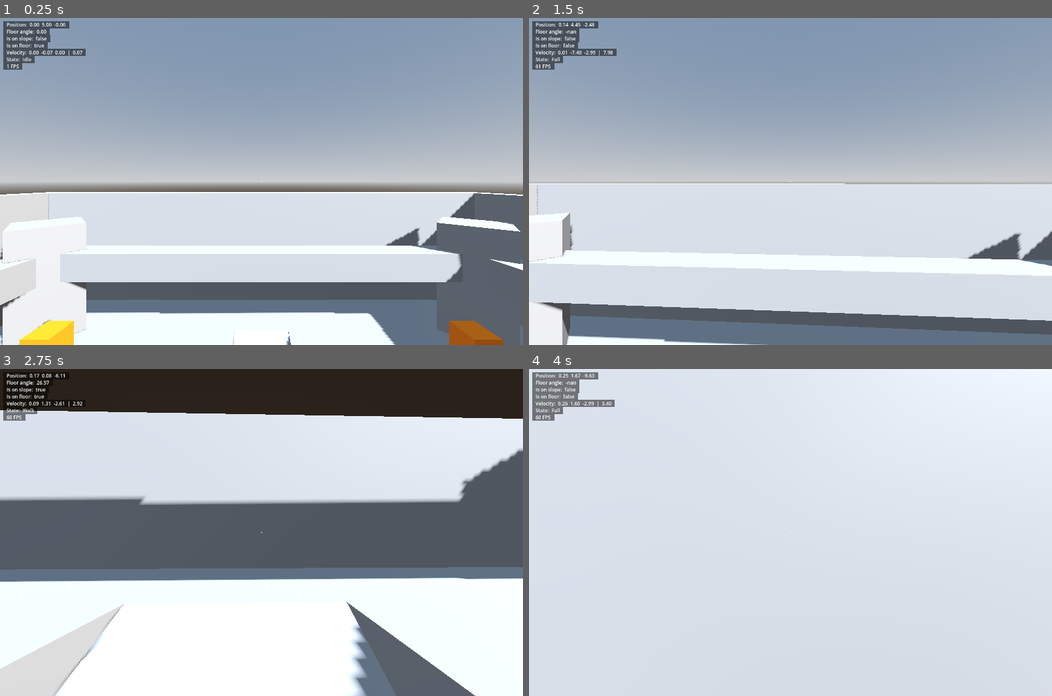
Above: before the commit, frames 1-4 (two rows, left to right).
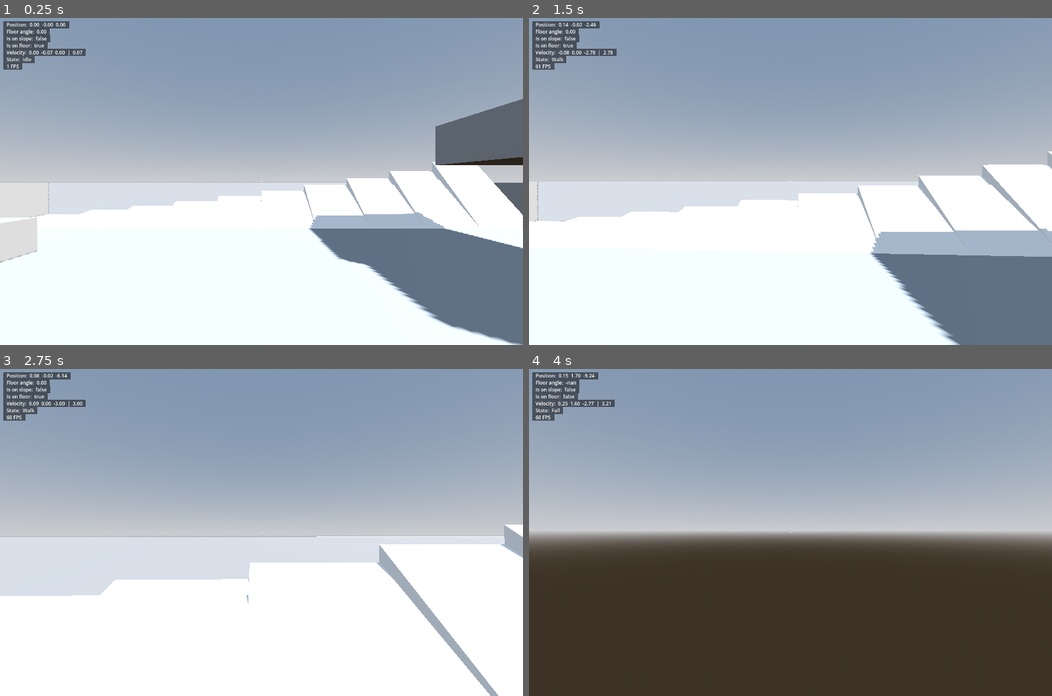
Above: after the commit, the same moments.

Repository: snddude/godot-rigidbody_3d_player
Game: Godot game, scene res://testing/resources/scenes/world.tscn
Same seed, same stepped clock (60 frames per second), same inputs: the game is played once before the commit and once after it.
Inputs (mouse positions are in pixels of both pictures, inside the frame that each line leads up to):
- Up to frame 1 (0.25 s): no input
- Up to frame 2 (1.5 s): tap Enter at 0.5 s; move the mouse to (816, 181) at 0.52 s; hold W (forward) from 0.53 s (still down); tap Space (jump) at 0.77 s; move the mouse to (764, 181) at 1.27 s
- Up to frame 3 (2.75 s): keep holding W (forward); tap Space (jump) at 1.52 s; move the mouse to (271, 525) at 2.02 s
- Up to frame 4 (4 s): keep holding W (forward); move the mouse to (785, 539) at 2.77 s; tap Space (jump) at 3.02, 3.77 s; move the mouse to (827, 535) at 3.52 s

The runs differ from the first frame. In frame 1, 37% of the frame differs, in the area x 0-100%, y 1-100%; in frame 2, 41%; in frame 3, 71%; in frame 4, 100%, in the area x 0-100%, y 0-100%.

Commit message:
Changed testing environment

Diff:
--- a/project.godot
+++ b/project.godot
@@ -59,16 +59,6 @@
 "events": [Object(InputEventKey,"resource_local_to_scene":false,"resource_name":"","device":0,"window_id":0,"alt_presse …(189 unchanged characters)…
 ]
 }
-toggle_debug_console={
-"deadzone": 0.2,
-"events": [Object(InputEventKey,"resource_local_to_scene":false,"resource_name":"","device":0,"window_id":0,"alt_pressed":false,"shift_pressed":false,"ctrl_pressed":false,"meta_pressed":false,"pressed":false,"keycode":0,"physical_keycode":96,"key_label":0,"unicode":0,"location":0,"echo":false,"script":null)
-]
-}
-crouch={
-"deadzone": 0.2,
-"events": [Object(InputEventKey,"resource_local_to_scene":false,"resource_name":"","device":-1,"window_id":0,"alt_pressed":false,"shift_pressed":false,"ctrl_pressed":false,"meta_pressed":false,"pressed":false,"keycode":0,"physical_keycode":4194325,"key_label":0,"unicode":0,"location":0,"echo":false,"script":null)
-]
-}
 
 [physics]
 
--- a/testing/resources/scenes/world.tscn
+++ b/testing/resources/scenes/world.tscn
@@ -1,5 +1,6 @@
-[gd_scene load_steps=13 format=3 uid="uid://6hwm7prsuhss"]
-
+[gd_scene load_steps=14 format=3 uid="uid://6hwm7prsuhss"]
+
+[ext_resource type="PackedScene" uid="uid://cktvcjtghu4s6" path="res://testing/assets/models/angle_tester.glb" id="2_uo2k5"]
 [ext_resource type="PackedScene" uid="uid://bqxh6ancdmoxd" path="res://addons/rigidbody_3d_player/resources/scenes/player.tscn" id="3_fqogv"]
 
 [sub_resource type="StyleBoxFlat" id="StyleBoxFlat_fqogv"]
@@ -25,6 +26,14 @@
 @export var fps_label: Label
 @export var player: Player
 @export var state_machine: StateMachine
+
+
+func _input(event: InputEvent) -> void:
+	if event.is_action_pressed(\"ui_cancel\"):
+		Input.set_mouse_mode(Input.MOUSE_MODE_VISIBLE)
+
+	if event is InputEventMouseButton and Input.mouse_mode != Input.MOUSE_MODE_CAPTURED:
+		Input.set_mouse_mode(Input.MOUSE_MODE_CAPTURED)
 
 
 func _process(_delta: float) -> void:
@@ -158,219 +167,154 @@
 environment = SubResource("Environment_aqk2v")
 
 [node name="DirectionalLight3D" type="DirectionalLight3D" parent="."]
-transform = Transform3D(-0.776195, 0.00821647, 0.630439, 0.488277, -0.624762, 0.609309, 0.398881, 0.780772, 0.480926, 0, 0, 0)
+transform = Transform3D(-0.776195, 0.00821696, 0.630439, 0.488277, -0.624762, 0.609309, 0.398881, 0.780772, 0.480925, 0, 10, 0)
 light_bake_mode = 1
 shadow_enabled = true
 
 [node name="Player" parent="." instance=ExtResource("3_fqogv")]
-transform = Transform3D(1, 0, 0, 0, 1, 0, 0, 0, 1, 0, 5, 0)
-
-[node name="CSGCombiner3D" type="CSGCombiner3D" parent="."]
+transform = Transform3D(1, 0, 0, 0, 1, 0, 0, 0, 1, 0, 4.76837e-07, 0)
+metadata/_edit_group_ = true
+
+[node name="Geometry" type="Node" parent="."]
+
+[node name="CSGCombiner3D" type="CSGCombiner3D" parent="Geometry"]
 use_collision = true
-metadata/_edit_group_ = true
-
-[node name="CSGBox3D" type="CSGBox3D" parent="CSGCombiner3D"]
-size = Vector3(20, 2, 20)
-
-[node name="CSGBox3D2" type="CSGBox3D" parent="CSGCombiner3D"]
-transform = Transform3D(1, 0, 0, 0, 1, 0, 0, 0, 1, 0, 0.5, 0)
-operation = 2
-size = Vector3(12, 1, 12)
-
-[node name="CSGBox3D3" type="CSGBox3D" parent="CSGCombiner3D"]
-transform = Transform3D(1, 0, 0, 0, 1, 0, 0, 0, 1, -10.5, 2.5, 0)
-size = Vector3(1, 7, 20)
-
-[node name="CSGBox3D4" type="CSGBox3D" parent="CSGCombiner3D"]
-transform = Transform3D(1, 0, 0, 0, 1, 0, 0, 0, 1, 10.5, 2.5, 0)
-size = Vector3(1, 7, 20)
-
-[node name="CSGBox3D5" type="CSGBox3D" parent="CSGCombiner3D"]
-transform = Transform3D(-4.37114e-08, 0, 1, 0, 1, 0, -1, 0, -4.37114e-08, 4.5897e-07, 2.5, 10.5)
-size = Vector3(1, 7, 22)
-
-[node name="CSGBox3D6" type="CSGBox3D" parent="CSGCombiner3D"]
-transform = Transform3D(-4.37114e-08, 0, 1, 0, 1, 0, -1, 0, -4.37114e-08, -4.5897e-07, 2.5, -10.5)
-size = Vector3(1, 7, 22)
-
-[node name="CSGBox3D7" type="CSGBox3D" parent="CSGCombiner3D"]
-transform = Transform3D(0.707107, 0, 0.707107, 0, 1, 0, -0.707107, 0, 0.707107, 0, 2.5, 0)
+
+[node name="CSGBox3D" type="CSGBox3D" parent="Geometry/CSGCombiner3D"]
+transform = Transform3D(1, 0, 0, 0, 1, 0, 0, 0, 1, 0, -0.25, 0)
+size = Vector3(20, 0.5, 20)
+
+[node name="CSGBox3D7" type="CSGBox3D" parent="Geometry/CSGCombiner3D"]
+transform = Transform3D(1, 0, 0, 0, 1, 0, 0, 0, 1, 0, 0.5, 10.125)
+size = Vector3(20, 2, 0.25)
+
+[node name="CSGBox3D12" type="CSGBox3D" parent="Geometry/CSGCombiner3D"]
+transform = Transform3D(1, 0, 0, 0, 1, 0, 0, 0, 1, 0, 0.5, -10.125)
+size = Vector3(20, 2, 0.25)
+
+[node name="CSGBox3D8" type="CSGBox3D" parent="Geometry/CSGCombiner3D"]
+transform = Transform3D(2.98023e-08, 0, 1, 0, 1, 0, -1, 0, 2.98023e-08, 10.125, 0.5, 0)
+size = Vector3(20.5, 2, 0.25)
+
+[node name="CSGBox3D9" type="CSGBox3D" parent="Geometry/CSGCombiner3D"]
+transform = Transform3D(2.98023e-08, 0, 1, 0, 1, 0, -1, 0, 2.98023e-08, -10.125, 0.5, 0)
+size = Vector3(20.5, 2, 0.25)
+
+[node name="CSGBox3D2" type="CSGBox3D" parent="Geometry/CSGCombiner3D"]
+transform = Transform3D(1, 0, 0, 0, 1, 0, 0, 0, 1, 6.25, 2.47216, -3.75759)
+size = Vector3(3.5, 1, 3.5)
+
+[node name="CSGBox3D15" type="CSGBox3D" parent="Geometry/CSGCombiner3D"]
+transform = Transform3D(1, 0, 0, 0, 1, 0, 0, 0, 1, 5.75, 4.49768, 3.50001)
+size = Vector3(2.5, 1, 3)
+
+[node name="CSGPolygon3D" type="CSGPolygon3D" parent="Geometry/CSGCombiner3D"]
+transform = Transform3D(1, 0, 0, 0, 1, 0, 0, 0, 1, 4.75, 0, 1.5)
+polygon = PackedVector2Array(-1.75, 0, -1.75, 0, 2.25, 2, 2.25, 0)
+depth = 3.0
+
+[node name="CSGBox3D3" type="CSGBox3D" parent="Geometry/CSGCombiner3D"]
+transform = Transform3D(1, 0, 0, 0, 1, 0, 0, 0, 1, 7.5, 2.5, 0)
+size = Vector3(1, 5, 3)
+
+[node name="CSGPolygon3D2" type="CSGPolygon3D" parent="Geometry/CSGCombiner3D"]
+transform = Transform3D(1, 0, 0, 0, 1, 0, 0, 0, 1, 4.75, 0, 5)
+polygon = PackedVector2Array(-1.75, 0, -1.75, 0, 2.25, 2, 2.25, 0)
+depth = 3.0
+
+[node name="CSGBox3D14" type="CSGBox3D" parent="Geometry/CSGCombiner3D"]
+transform = Transform3D(1, 0, 0, 0, 1, 0, 0, 0, 1, 7.5, 2.5, 3.5)
+size = Vector3(1, 5, 3)
+
+[node name="CSGBox3D4" type="CSGBox3D" parent="Geometry/CSGCombiner3D"]
+transform = Transform3D(1, 0, 0, 0, 1, 0, 0, 0, 1, -6.5, 0.375, -3.25)
+size = Vector3(3, 0.75, 3)
+
+[node name="CSGBox3D5" type="CSGBox3D" parent="Geometry/CSGCombiner3D"]
+transform = Transform3D(1, 0, 0, 0, 1, 0, 0, 0, 1, -6.5, 1.125, -0.25)
+size = Vector3(3, 0.75, 3)
+
+[node name="CSGBox3D6" type="CSGBox3D" parent="Geometry/CSGCombiner3D"]
+transform = Transform3D(1, 0, 0, 0, 1, 0, 0, 0, 1, -6.5, 1.875, 2.75)
+size = Vector3(3, 0.75, 3)
+
+[node name="CSGBox3D10" type="CSGBox3D" parent="Geometry/CSGCombiner3D"]
+transform = Transform3D(1, 0, 0, 0, 1, 0, 0, 0, 1, -6.5, 2.625, 5.5)
+size = Vector3(3, 0.75, 3)
+
+[node name="CSGBox3D11" type="CSGBox3D" parent="Geometry/CSGCombiner3D"]
+transform = Transform3D(0.707107, 0, 0.707107, 0, 1, 0, -0.707107, 0, 0.707107, 0, 2.5, 3.5)
 size = Vector3(2, 5, 2)
 
-[node name="CSGBox3D8" type="CSGBox3D" parent="CSGCombiner3D"]
-transform = Transform3D(0.707107, 0, -0.707107, 0, 1, 0, 0.707107, 0, 0.707107, 8, 3, -8)
-size = Vector3(2, 4, 2)
-
-[node name="CSGBox3D9" type="CSGBox3D" parent="CSGCombiner3D"]
-transform = Transform3D(0.707107, 0, -0.707107, 0, 1, 0, 0.707107, 0, 0.707107, -8, 3, -8)
-size = Vector3(2, 4, 2)
-
-[node name="CSGBox3D10" type="CSGBox3D" parent="CSGCombiner3D"]
-transform = Transform3D(0.707107, 0, -0.707107, 0, 1, 0, 0.707107, 0, 0.707107, 8, 3, 8)
-size = Vector3(2, 4, 2)
-
-[node name="CSGBox3D11" type="CSGBox3D" parent="CSGCombiner3D"]
-transform = Transform3D(0.707107, 0, -0.707107, 0, 1, 0, 0.707107, 0, 0.707107, -8, 3, 8)
-size = Vector3(2, 4, 2)
-
-[node name="CSGPolygon3D" type="CSGPolygon3D" parent="CSGCombiner3D"]
-transform = Transform3D(1, 0, 0, 0, 1, 0, 0, 0, 1, 6, 0, 1)
-operation = 2
-polygon = PackedVector2Array(0, 0, 0, 1, 2, 1, 0, 0)
-depth = 2.0
-
-[node name="CSGPolygon3D2" type="CSGPolygon3D" parent="CSGCombiner3D"]
-transform = Transform3D(-1, 0, -8.74228e-08, 0, 1, 0, 8.74228e-08, 0, -1, -6, 0, -1)
-operation = 2
-polygon = PackedVector2Array(0, 0, 0, 1, 2, 1, 0, 0)
-depth = 2.0
-
-[node name="CSGPolygon3D3" type="CSGPolygon3D" parent="CSGCombiner3D"]
-transform = Transform3D(-4.37114e-08, 0, 1, 0, 1, 0, -1, 0, -4.37114e-08, 1, 0, -6)
-operation = 2
-polygon = PackedVector2Array(0, 0, 0, 1, 2, 1, 0, 0)
-depth = 2.0
-
-[node name="CSGPolygon3D4" type="CSGPolygon3D" parent="CSGCombiner3D"]
-transform = Transform3D(1.31134e-07, 0, -1, 0, 1, 0, 1, 0, 1.31134e-07, -1, 0, 6)
-operation = 2
-polygon = PackedVector2Array(0, 0, 0, 1, 2, 1, 0, 0)
-depth = 2.0
-
-[node name="CSGBox3D12" type="CSGBox3D" parent="CSGCombiner3D"]
-transform = Transform3D(1, 0, 0, 0, 1, 0, 0, 0, 1, 0, 3.5, -8)
-size = Vector3(16, 1, 1)
-
-[node name="CSGBox3D13" type="CSGBox3D" parent="CSGCombiner3D"]
-transform = Transform3D(1, 0, 0, 0, 1, 0, 0, 0, 1, 0, 3.5, 8)
-size = Vector3(16, 1, 1)
-
-[node name="CSGBox3D14" type="CSGBox3D" parent="CSGCombiner3D"]
-transform = Transform3D(-4.37114e-08, 0, 1, 0, 1, 0, -1, 0, -4.37114e-08, -8, 3.5, 3.49691e-07)
-size = Vector3(16, 1, 1)
-
-[node name="CSGBox3D15" type="CSGBox3D" parent="CSGCombiner3D"]
-transform = Transform3D(-4.37114e-08, 0, 1, 0, 1, 0, -1, 0, -4.37114e-08, 8, 3.5, -3.49691e-07)
-size = Vector3(16, 1, 1)
-
-[node name="CSGBox3D16" type="CSGBox3D" parent="CSGCombiner3D"]
-transform = Transform3D(1, 0, 0, 0, 1, 0, 0, 0, 1, -5.5, 0.25, -3.5)
-size = Vector3(1, 0.5, 5)
-
-[node name="CSGBox3D17" type="CSGBox3D" parent="CSGCombiner3D"]
-transform = Transform3D(1, 0, 0, 0, 1, 0, 0, 0, 1, -5.5, 0.25, 3.5)
-size = Vector3(1, 0.5, 5)
-
-[node name="CSGBox3D18" type="CSGBox3D" parent="CSGCombiner3D"]
-transform = Transform3D(1, 0, 0, 0, 1, 0, 0, 0, 1, 5.5, 0.25, -3.5)
-size = Vector3(1, 0.5, 5)
-
-[node name="CSGBox3D20" type="CSGBox3D" parent="CSGCombiner3D"]
-transform = Transform3D(1, 0, 0, 0, 1, 0, 0, 0, 1, 3, 0.25, -5.5)
-size = Vector3(4, 0.5, 1)
-
-[node name="CSGBox3D21" type="CSGBox3D" parent="CSGCombiner3D"]
-transform = Transform3D(1, 0, 0, 0, 1, 0, 0, 0, 1, -3, 0.25, -5.5)
-size = Vector3(4, 0.5, 1)
-
-[node name="CSGBox3D22" type="CSGBox3D" parent="CSGCombiner3D"]
-transform = Transform3D(1, 0, 0, 0, 1, 0, 0, 0, 1, 3, 0.25, 5.5)
-size = Vector3(4, 0.5, 1)
-
-[node name="CSGBox3D23" type="CSGBox3D" parent="CSGCombiner3D"]
-transform = Transform3D(1, 0, 0, 0, 1, 0, 0, 0, 1, -3, 0.25, 5.5)
-size = Vector3(4, 0.5, 1)
-
-[node name="CSGBox3D19" type="CSGBox3D" parent="CSGCombiner3D"]
-transform = Transform3D(1, 0, 0, 0, 1, 0, 0, 0, 1, 5.5, 0.25, 3.5)
-size = Vector3(1, 0.5, 5)
-
-[node name="Box01" type="RigidBody3D" parent="."]
-transform = Transform3D(1, 0, 0, 0, 1, 0, 0, 0, 1, 6.75, 1.5, -6.75)
-mass = 30.0
-metadata/_edit_group_ = true
-
-[node name="MeshInstance3D" type="MeshInstance3D" parent="Box01"]
+[node name="angle_tester" parent="Geometry" instance=ExtResource("2_uo2k5")]
+transform = Transform3D(1.8, 0, 0, 0, 2, 0, 0, 0, 2, 0, 0, -8)
+
+[node name="Props" type="Node" parent="."]
+
+[node name="Box01" type="RigidBody3D" parent="Props"]
+transform = Transform3D(1, 0, 0, 0, 1, 0, 0, 0, 1, 2.5, 0.5, 7.5)
+mass = 30.0
+metadata/_edit_group_ = true
+
+[node name="MeshInstance3D" type="MeshInstance3D" parent="Props/Box01"]
 mesh = SubResource("BoxMesh_uo2k5")
 
-[node name="CollisionShape3D" type="CollisionShape3D" parent="Box01"]
-shape = SubResource("BoxShape3D_fqogv")
-
-[node name="Box02" type="RigidBody3D" parent="."]
-transform = Transform3D(1, 0, 0, 0, 1, 0, 0, 0, 1, -6.75, 1.5, -6.75)
-mass = 30.0
-metadata/_edit_group_ = true
-
-[node name="MeshInstance3D" type="MeshInstance3D" parent="Box02"]
+[node name="CollisionShape3D" type="CollisionShape3D" parent="Props/Box01"]
+shape = SubResource("BoxShape3D_uo2k5")
+
+[node name="Box02" type="RigidBody3D" parent="Props"]
+transform = Transform3D(1, 0, 0, 0, 1, 0, 0, 0, 1, 1.5, 0.5, 7.5)
+mass = 30.0
+metadata/_edit_group_ = true
+
+[node name="MeshInstance3D" type="MeshInstance3D" parent="Props/Box02"]
 mesh = SubResource("BoxMesh_uo2k5")
 
-[node name="CollisionShape3D" type="CollisionShape3D" parent="Box02"]
-shape = SubResource("BoxShape3D_fqogv")
-
-[node name="Box03" type="RigidBody3D" parent="."]
-transform = Transform3D(1, 0, 0, 0, 1, 0, 0, 0, 1, 6.75, 1.5, 6.75)
-mass = 30.0
-metadata/_edit_group_ = true
-
-[node name="MeshInstance3D" type="MeshInstance3D" parent="Box03"]
+[node name="CollisionShape3D" type="CollisionShape3D" parent="Props/Box02"]
+shape = SubResource("BoxShape3D_uo2k5")
+
+[node name="Box03" type="RigidBody3D" parent="Props"]
+transform = Transform3D(1, 0, 0, 0, 1, 0, 0, 0, 1, 0.5, 0.5, 7.5)
+mass = 30.0
+metadata/_edit_group_ = true
+
+[node name="MeshInstance3D" type="MeshInstance3D" parent="Props/Box03"]
 mesh = SubResource("BoxMesh_uo2k5")
 
-[node name="CollisionShape3D" type="CollisionShape3D" parent="Box03"]
-shape = SubResource("BoxShape3D_fqogv")
-
-[node name="Box04" type="RigidBody3D" parent="."]
-transform = Transform3D(1, 0, 0, 0, 1, 0, 0, 0, 1, -6.75, 1.5, 6.75)
-mass = 30.0
-metadata/_edit_group_ = true
-
-[node name="MeshInstance3D" type="MeshInstance3D" parent="Box04"]
-mesh = SubResource("BoxMesh_uo2k5")
-
-[node name="CollisionShape3D" type="CollisionShape3D" parent="Box04"]
-shape = SubResource("BoxShape3D_fqogv")
-
-[node name="Ball01" type="RigidBody3D" parent="."]
-transform = Transform3D(1, 0, 0, 0, 1, 0, 0, 0, 1, 0, 0.75, -3.25)
-mass = 30.0
-metadata/_edit_group_ = true
-
-[node name="MeshInstance3D" type="MeshInstance3D" parent="Ball01"]
+[node name="CollisionShape3D" type="CollisionShape3D" parent="Props/Box03"]
+shape = SubResource("BoxShape3D_uo2k5")
+
+[node name="Ball01" type="RigidBody3D" parent="Props"]
+transform = Transform3D(1, 0, 0, 0, 1, 0, 0, 0, 1, -0.5, 0.5, 7.5)
+mass = 30.0
+metadata/_edit_group_ = true
+
+[node name="MeshInstance3D" type="MeshInstance3D" parent="Props/Ball01"]
 mesh = SubResource("SphereMesh_uo2k5")
 
-[node name="CollisionShape3D" type="CollisionShape3D" parent="Ball01"]
+[node name="CollisionShape3D" type="CollisionShape3D" parent="Props/Ball01"]
 shape = SubResource("SphereShape3D_uo2k5")
 
-[node name="Ball02" type="RigidBody3D" parent="."]
-transform = Transform3D(1, 0, 0, 0, 1, 0, 0, 0, 1, 3, 0.75, 0)
-mass = 30.0
-metadata/_edit_group_ = true
-
-[node name="MeshInstance3D" type="MeshInstance3D" parent="Ball02"]
+[node name="Ball02" type="RigidBody3D" parent="Props"]
+transform = Transform3D(1, 0, 0, 0, 1, 0, 0, 0, 1, -1.5, 0.5, 7.5)
+mass = 30.0
+metadata/_edit_group_ = true
+
+[node name="MeshInstance3D" type="MeshInstance3D" parent="Props/Ball02"]
 mesh = SubResource("SphereMesh_uo2k5")
 
-[node name="CollisionShape3D" type="CollisionShape3D" parent="Ball02"]
+[node name="CollisionShape3D" type="CollisionShape3D" parent="Props/Ball02"]
 shape = SubResource("SphereShape3D_uo2k5")
 
-[node name="Ball03" type="RigidBody3D" parent="."]
-transform = Transform3D(1, 0, 0, 0, 1, 0, 0, 0, 1, 0, 0.75, 3.25)
-mass = 30.0
-metadata/_edit_group_ = true
-
-[node name="MeshInstance3D" type="MeshInstance3D" parent="Ball03"]
+[node name="Ball03" type="RigidBody3D" parent="Props"]
+transform = Transform3D(1, 0, 0, 0, 1, 0, 0, 0, 1, -2.5, 0.5, 7.5)
+mass = 30.0
+metadata/_edit_group_ = true
+
+[node name="MeshInstance3D" type="MeshInstance3D" parent="Props/Ball03"]
 mesh = SubResource("SphereMesh_uo2k5")
 
-[node name="CollisionShape3D" type="CollisionShape3D" parent="Ball03"]
+[node name="CollisionShape3D" type="CollisionShape3D" parent="Props/Ball03"]
 shape = SubResource("SphereShape3D_uo2k5")
 
-[node name="Ball04" type="RigidBody3D" parent="."]
-transform = Transform3D(1, 0, 0, 0, 1, 0, 0, 0, 1, -3.5, 0.75, 0)
-mass = 30.0
-metadata/_edit_group_ = true
-
-[node name="MeshInstance3D" type="MeshInstance3D" parent="Ball04"]
-mesh = SubResource("SphereMesh_uo2k5")
-
-[node name="CollisionShape3D" type="CollisionShape3D" parent="Ball04"]
-shape = SubResource("SphereShape3D_uo2k5")
-
 [editable path="Player"]
Binary file added: testing/assets/models/angle_tester.glb
Not shown, added: testing/assets/models/angle_tester.glb.import
Not shown: 1 places in testing/resources/scenes/world.tscn that only renumber resources
